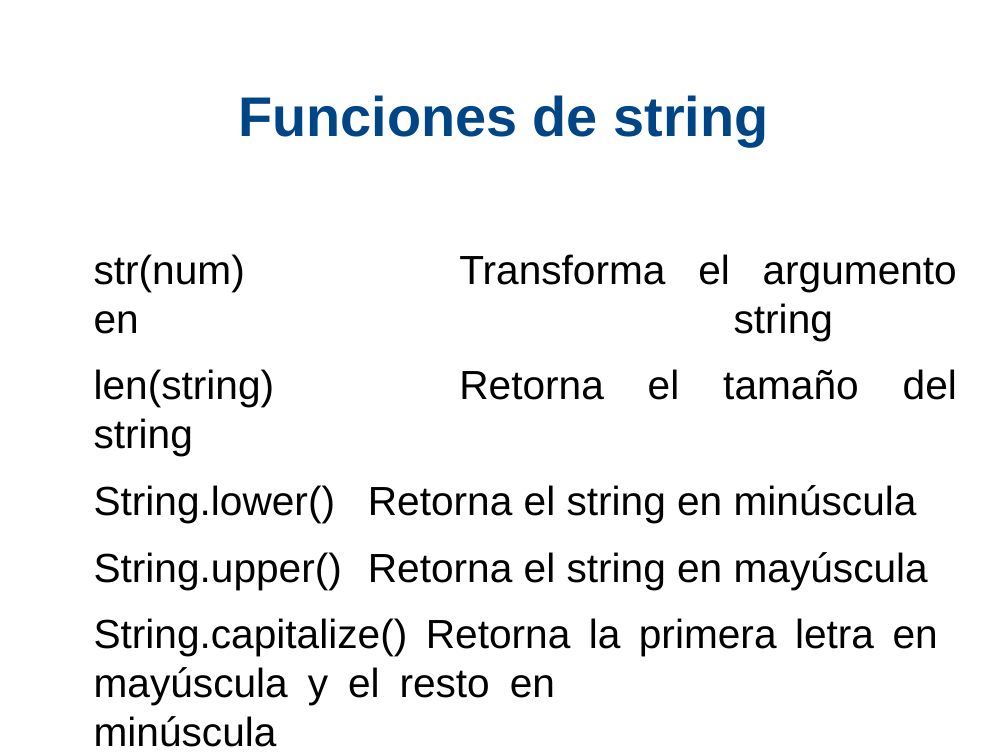
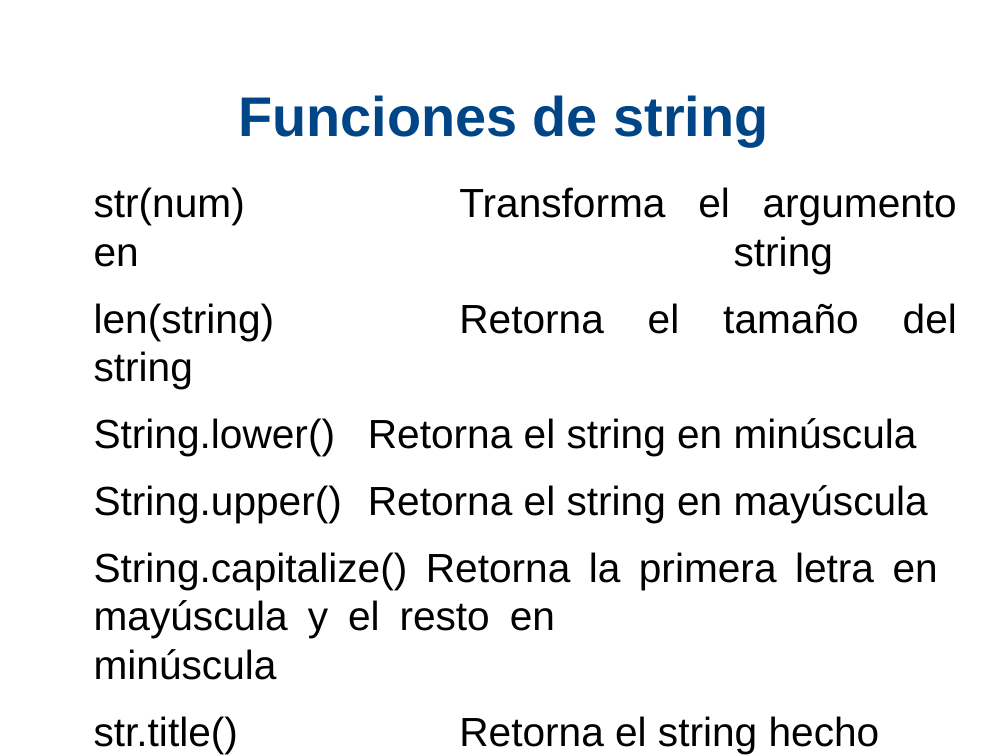
Before and after one commit to xDavidPM/Taller-Python, a slide deck: slide 13 of Python diapositiva.odp. Drawn at 1008x756 pixels with LibreOffice and Linux fonts; fonts in the diff are those of the drawing; background and template pictures are left out. Boxes give left, top, right and bottom in pixels: in the first picture for what was removed or moved away, otherwise in the second. Text is boxed around its words. In the diff, an @@ line names an element or a change of style, - is before the commit and + after.

```diff
--- a/Python diapositiva.odp
+++ b/Python diapositiva.odp
@@ text at [94,716,880,754]: paragraph added @@
+str.title() Retorna el string hecho titulo.
```
Also in this commit, not shown: 2 other slides changed, 11 slides added, 3 other files.
